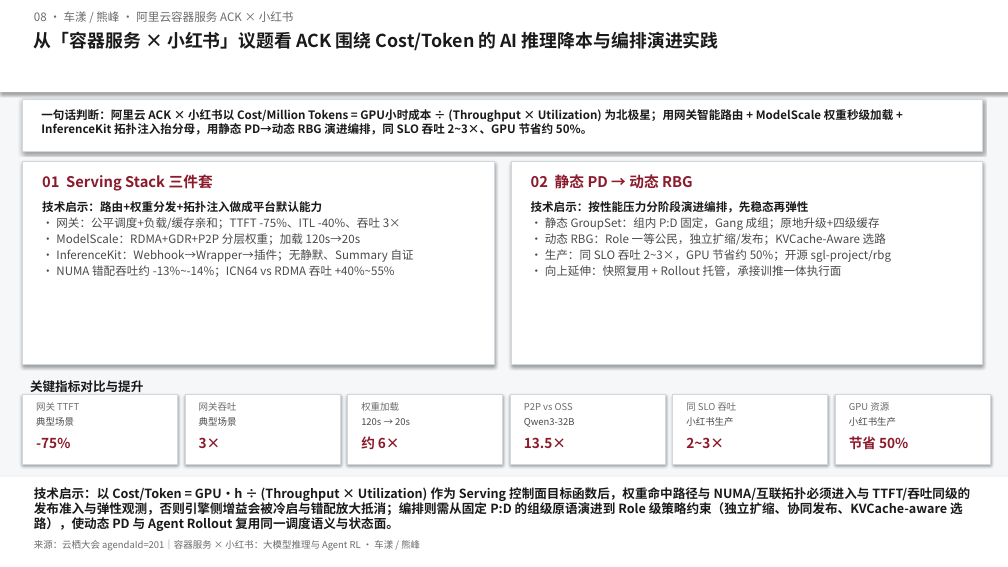
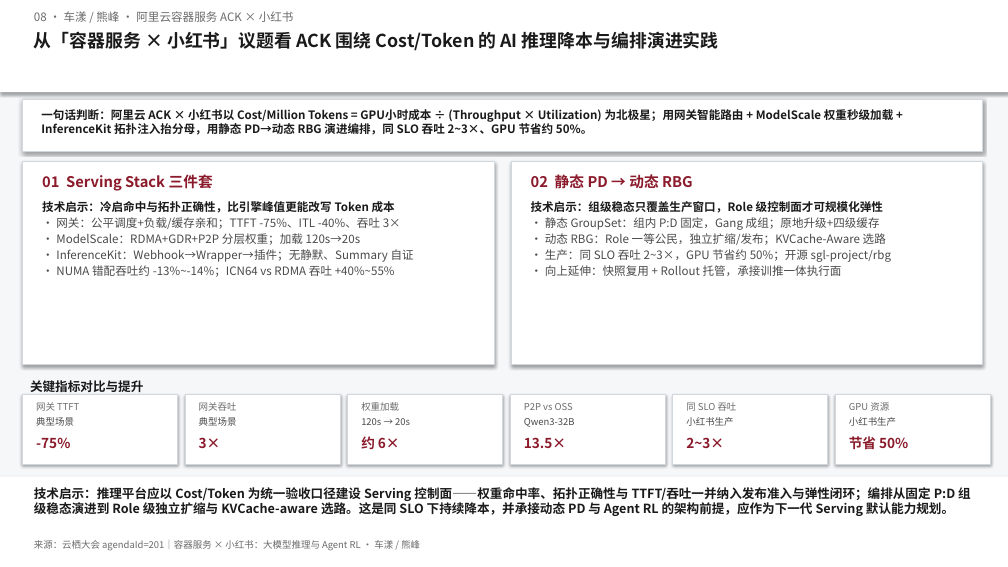
Before and after one commit to Annie-Summer/Kthena, a slide deck: slide 1 of yunqi-2026-agenda-201/docs/洞察一页-08-容器服务 × 小红书：大模型推理与 Agent RL.pptx. Drawn at 1008x567 pixels with LibreOffice and Linux fonts; fonts in the diff are those of the drawing. Boxes give left, top, right and bottom in pixels: in the first picture for what was removed or moved away, otherwise in the second. Text is boxed around its words. In the diff, an @@ line names an element or a change of style, - is before the commit and + after.

```diff
--- a/yunqi-2026-agenda-201/docs/洞察一页-08-容器服务 × 小红书：大模型推理与 Agent RL.pptx
+++ b/yunqi-2026-agenda-201/docs/洞察一页-08-容器服务 × 小红书：大模型推理与 Agent RL.pptx
@@ text at [42, 201, 395, 213]: text changed @@
-技术启示：路由+权重分发+拓扑注入做成平台默认能力
+技术启示：冷启命中与拓扑正确性，比引擎峰值更能改写 Token 成本
@@ text at [531, 201, 883, 213]: text changed @@
-技术启示：按性能压力分阶段演进编排，先稳态再弹性
+技术启示：组级稳态只覆盖生产窗口，Role 级控制面才可规模化弹性
@@ text at [34, 487, 971, 516]: text changed @@
-技术启示：以 Cost/Token = GPU·h ÷ (Throughput × Utilization) 作为 Serving 控制面目标函数后，权重命中路径与 NUMA/互联拓扑必须进入与 TTFT/吞吐同级的发布准入与弹性观测，否则引擎侧增益会被冷启与错配放大抵消；编排则需从固定 P:D 的组级原语演进到 Role 级策略约束（独立扩缩、协同发布、KVCache-aware 选路），使动态 PD 与 Agent Rollout 复用同一调度语义与状态面。
+技术启示：推理平台应以 Cost/Token 为统一验收口径建设 Serving 控制面——权重命中率、拓扑正确性与 TTFT/吞吐一并纳入发布准入与弹性闭环；编排从固定 P:D 组级稳态演进到 Role 级独立扩缩与 KVCache-aware 选路。这是同 SLO 下持续降本，并承接动态 PD 与 Agent RL 的架构前提，应作为下一代 Serving 默认能力规划。
```
Also in this commit, not shown: 1 other file.
